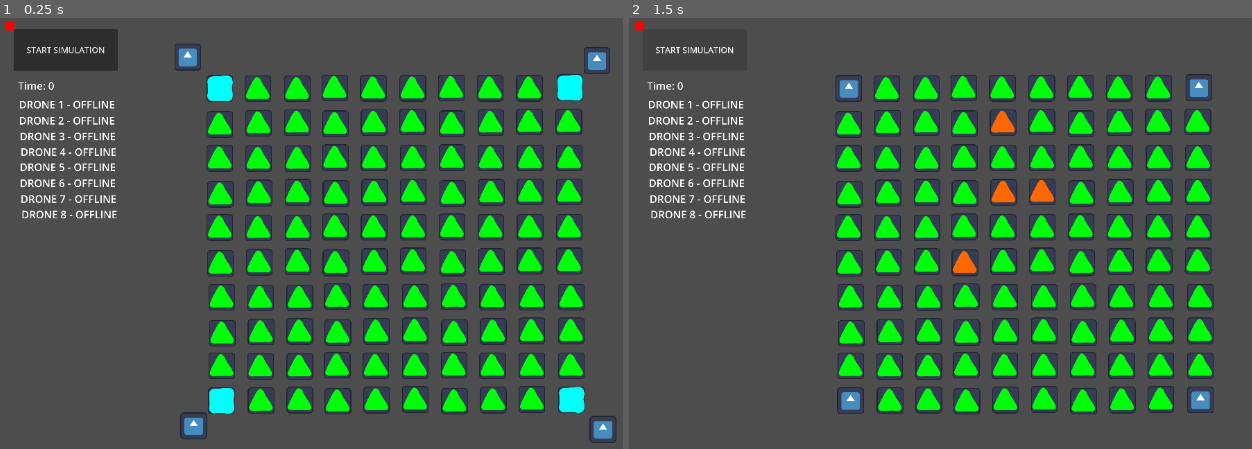
Above: before the commit, frames 1-2 (left to right).
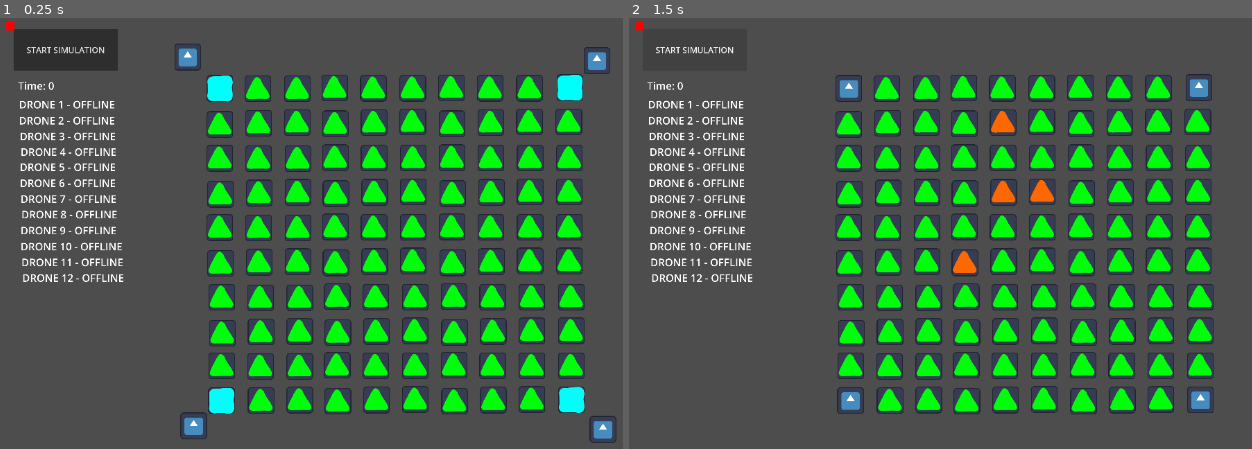
Above: after the commit, the same moments.

Repository: nabgit/Drone-Swarm-Using-GOAP-GA
Game: Godot game, scene res://Levels/main.tscn
The game is run twice, just before and just after one commit, with the same random seed, the same clock (stepped at 60 frames per second) and the same inputs. The engine's default icon, where the game draws it, is replaced by a stand-in: a white triangle on a blue panel in a dark square.
Inputs:
- Up to frame 1 (0.25 s): no input
- Up to frame 2 (1.5 s): click "START SIMULATION" at 0.5 s; click "START SIMULATION" at 1.25 s

The runs differ from the first frame. In frame 1, 0.6% of the frame differs, in the area x 3-20%, y 48-62%; in frame 2, 0.6%.

Commit message:
Fixed the main game display for current NPC actions

Diff:
--- a/Levels/main.tscn
+++ b/Levels/main.tscn
@@ -461,6 +461,42 @@
 theme_override_font_sizes/font_size = 50
 text = "DRONE 8 - OFFLINE"
 
+[node name="Label-NPC_Status9" type="Label" parent="CanvasLayer_UI/Control" unique_id=70468645]
+layout_mode = 0
+offset_left = 71.0
+offset_top = 968.0
+offset_right = 532.0
+offset_bottom = 1037.0
+theme_override_font_sizes/font_size = 50
+text = "DRONE 9 - OFFLINE"
+
+[node name="Label-NPC_Status10" type="Label" parent="CanvasLayer_UI/Control" unique_id=1450646604]
+layout_mode = 0
+offset_left = 71.0
+offset_top = 1045.0
+offset_right = 532.0
+offset_bottom = 1114.0
+theme_override_font_sizes/font_size = 50
+text = "DRONE 10 - OFFLINE"
+
+[node name="Label-NPC_Status11" type="Label" parent="CanvasLayer_UI/Control" unique_id=1414045390]
+layout_mode = 0
+offset_left = 75.0
+offset_top = 1121.0
+offset_right = 536.0
+offset_bottom = 1190.0
+theme_override_font_sizes/font_size = 50
+text = "DRONE 11 - OFFLINE"
+
+[node name="Label-NPC_Status12" type="Label" parent="CanvasLayer_UI/Control" unique_id=1880336685]
+layout_mode = 0
+offset_left = 79.0
+offset_top = 1196.0
+offset_right = 540.0
+offset_bottom = 1265.0
+theme_override_font_sizes/font_size = 50
+text = "DRONE 12 - OFFLINE"
+
 [node name="ColorRect" type="ColorRect" parent="CanvasLayer_UI/Control" unique_id=1252051349]
 layout_mode = 0
 offset_right = 40.0
--- a/Objects/npc.gd
+++ b/Objects/npc.gd
@@ -31,7 +31,15 @@
 	$"../CanvasLayer_UI/Control/Label-NPC_Status",
 	$"../CanvasLayer_UI/Control/Label-NPC_Status2",
 	$"../CanvasLayer_UI/Control/Label-NPC_Status3",
-	$"../CanvasLayer_UI/Control/Label-NPC_Status4"
+	$"../CanvasLayer_UI/Control/Label-NPC_Status4",
+	$"../CanvasLayer_UI/Control/Label-NPC_Status5",
+	$"../CanvasLayer_UI/Control/Label-NPC_Status6",
+	$"../CanvasLayer_UI/Control/Label-NPC_Status7",
+	$"../CanvasLayer_UI/Control/Label-NPC_Status8",
+	$"../CanvasLayer_UI/Control/Label-NPC_Status9",
+	$"../CanvasLayer_UI/Control/Label-NPC_Status10",
+	$"../CanvasLayer_UI/Control/Label-NPC_Status11",
+	$"../CanvasLayer_UI/Control/Label-NPC_Status12"
 ]
 
 
